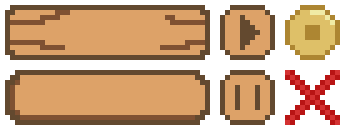
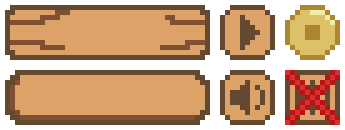
The second 345px x 130px image is a revision of the first. Changes to its layers:
added layer "Pausa copia" above "Pausa" over [285,70,340,125]
painted on "Pausa" over [230,80,265,115]
